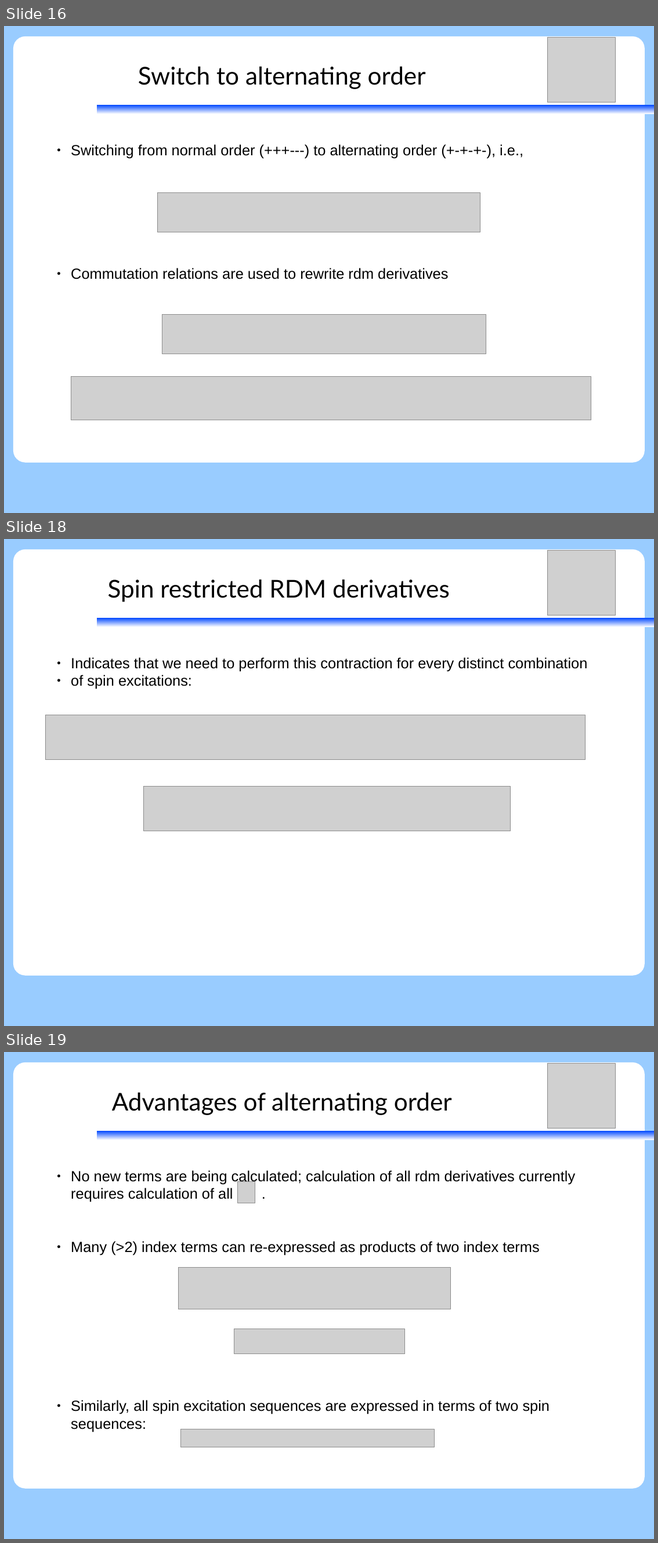
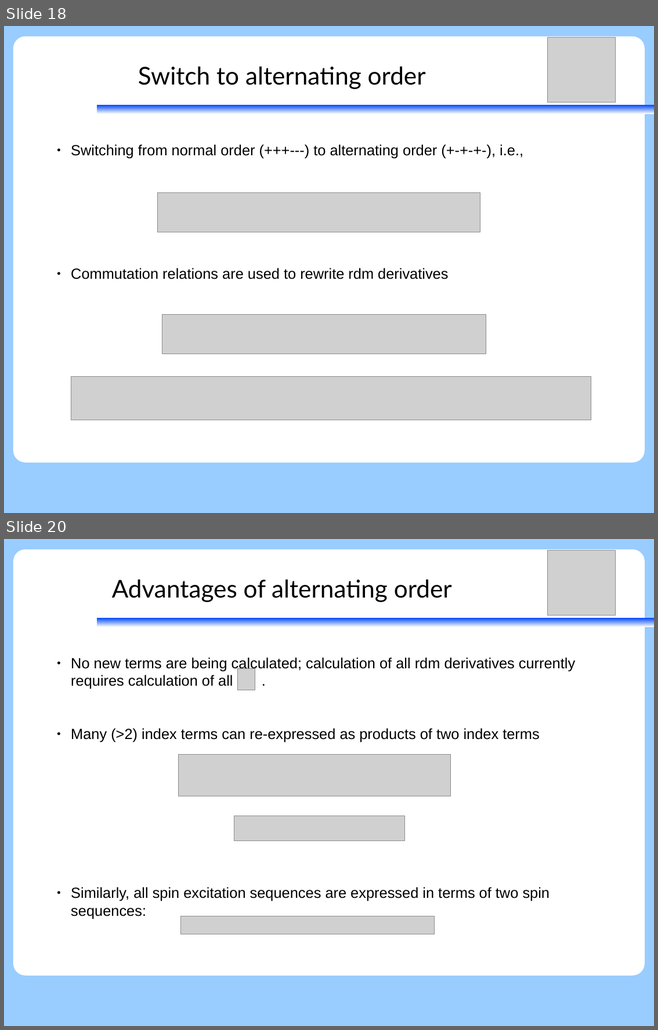
Before and after one commit to peterjohncherry/Presentations-etc, a slide deck: SGROUP02082017/02082017_peter_relxms-wick.odp. Shown one above the other, each under a label of ours: slides 16, 18 and 19 before the commit, slides 18 and 20 after it; the slides between them are not shown. The pictures are 658x1543 and 658x1030 pixels, drawn with LibreOffice and Linux fonts; fonts in the diff are those of the drawing; grey boxes stand for pictures. Boxes give left, top, right and bottom in pixels: in the first picture for what was removed or moved away, otherwise in the second. Text is boxed around its words. In the diff, an @@ line names an element or a change of style, - is before the commit and + after.

```diff
--- a/SGROUP02082017/02082017_peter_relxms-wick.odp
+++ b/SGROUP02082017/02082017_peter_relxms-wick.odp
@@ slide 18 removed at (4,539,654,1026), background #99CCFF; not listed: 2 template elements that a slide beside it also shows @@
@@ picture removed at (547,550,615,615) @@
@@ title removed at (108,579,449,602) @@
-Spin restricted RDM derivatives
@@ text removed at (71,657,587,689) @@
-● Indicates that we need to perform this contraction for every distinct combination
-● of spin excitations:
@@ picture removed at (46,715,585,760) @@
@@ picture removed at (144,787,511,831) @@
@@ what was slide 16 is now slide 18 @@
@@ what was slide 19 is now slide 20 @@
```
Also in this commit, not shown: 15 slides changed, 2 slides added, 1 other slide removed, 1 other file.
